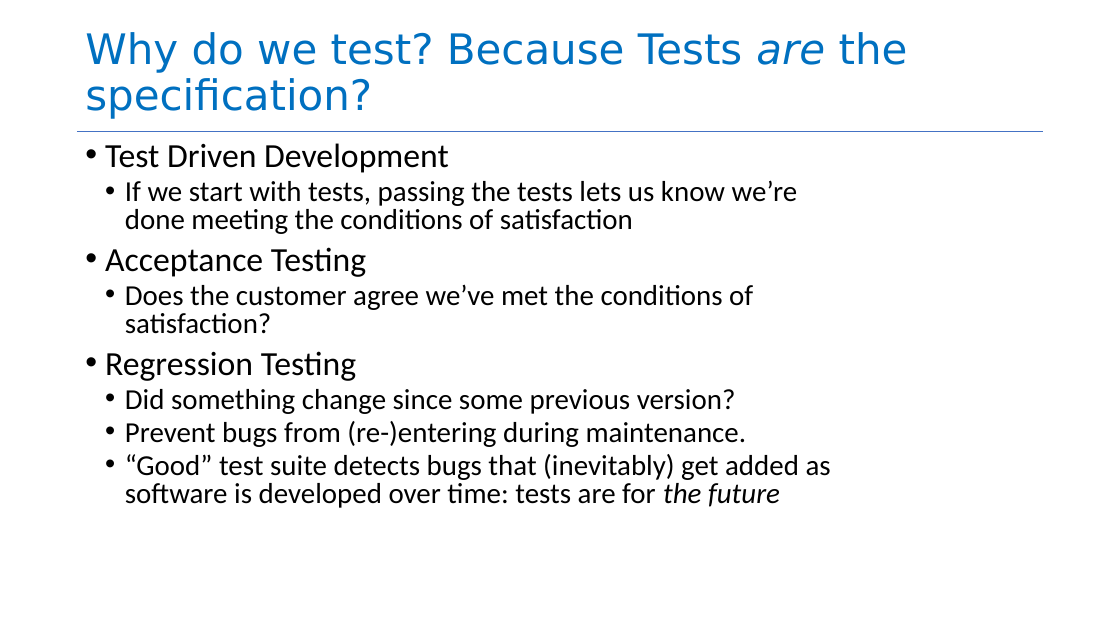
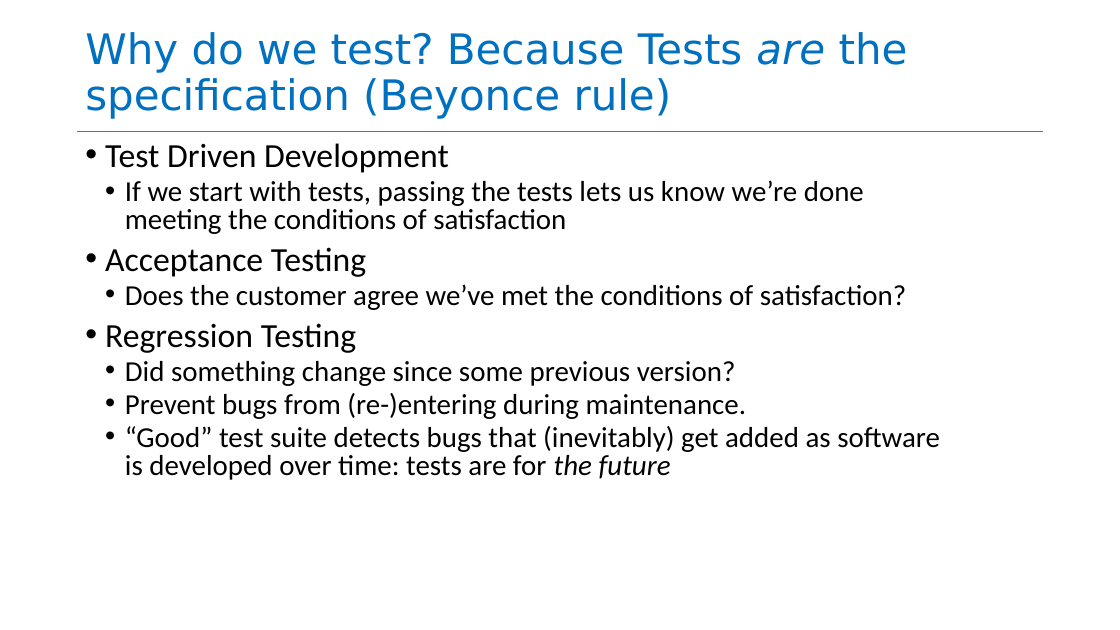
Before and after one commit to neu-se/CS4530-Fall-2026, a slide deck: slide 4 of Slides/Module 03 Unit Testing.pptx. Drawn at 1120x630 pixels with LibreOffice and Linux fonts; fonts in the diff are those of the drawing. Boxes give left, top, right and bottom in pixels: in the first picture for what was removed or moved away, otherwise in the second. Text is boxed around its words. In the diff, an @@ line names an element or a change of style, - is before the commit and + after.

```diff
--- a/Slides/Module 03 Unit Testing.pptx
+++ b/Slides/Module 03 Unit Testing.pptx
@@ title at box(85, 32, 908, 119): text changed @@
-Why do we test? Because Tests are the specification?
+Why do we test? Because Tests are the specification (Beyonce rule)
@@ text "Test Driven Development" rewrapped from box(105, 143, 831, 508) to box(105, 143, 940, 480) @@
```
Also in this commit, not shown: 7 other slides changed, 1 other file.
